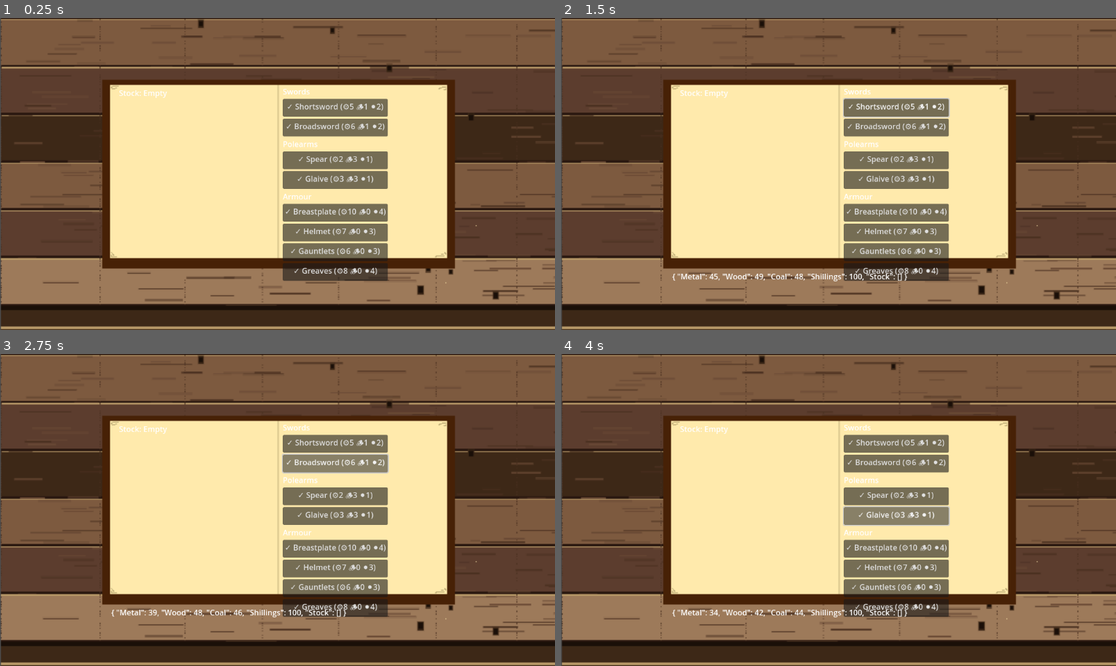
Above: before the commit, frames 1-4 (two rows, left to right).
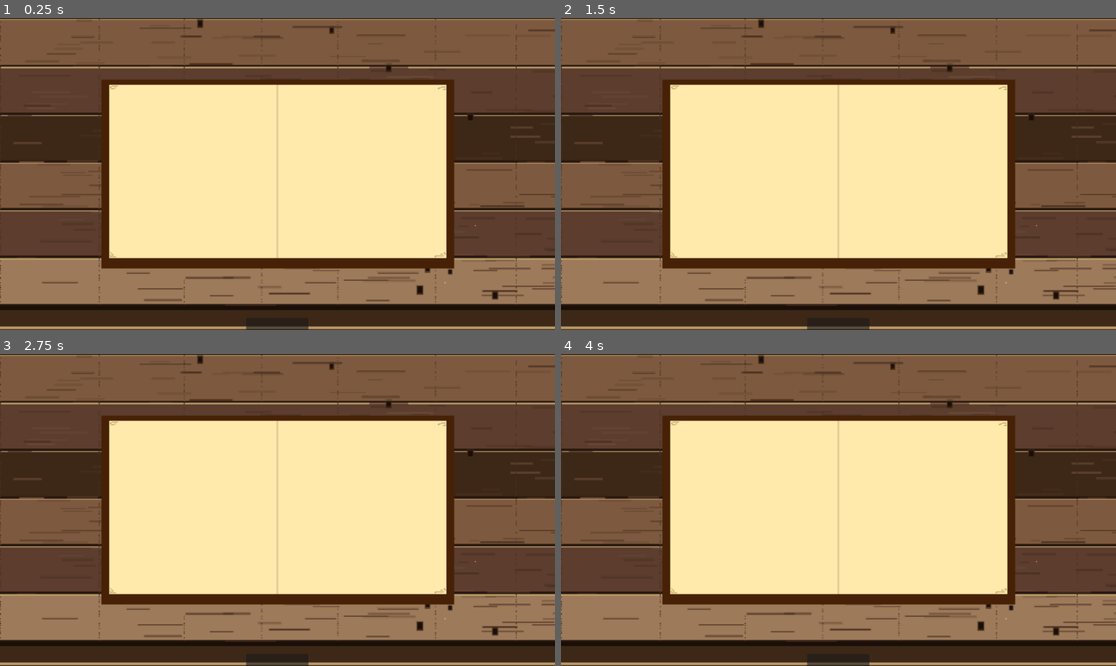
Above: after the commit, the same moments.

Repository: DapperPixelguy/smith
Game: Godot game, scene res://Main.tscn
Two runs of this game, one before a commit and one after it. Both use one fixed random seed, a clock stepped at 60 frames per second and the inputs below. Before the commit the project starts from res://example.tscn.
Inputs (mouse positions are in pixels of both pictures, inside the frame that each line leads up to):
- Up to frame 1 (0.25 s): no input
- Up to frame 2 (1.5 s): click (894, 108) at 0.5 s, where only the run before the commit has a clickable "✓ Shortsword (⚙️5 🪵1 ⚫2)"; click (838, 329) at 1.27 s
- Up to frame 3 (2.75 s): click (333, 463) at 2 s, where only the run before the commit has a clickable "✓ Broadsword (⚙️6 🪵1 ⚫2)"
- Up to frame 4 (4 s): click (894, 497) at 2.75 s, where only the run before the commit has a clickable "✓ Spear (⚙️2 🪵3 ⚫1)"; click (894, 516) at 3.5 s, where only the run before the commit has a clickable "✓ Glaive (⚙️3 🪵3 ⚫1)"

The runs differ from the first frame. In frame 1, 9.9% of the frame differs, in the area x 0-98%, y 0-100%; in frame 2, 10%; in frame 3, 10%; in frame 4, 10%.

Commit message:
Added Forge Screen

Diff:
--- /dev/null
+++ b/smith/Forge.tscn
@@ -0,0 +1,75 @@
+[gd_scene load_steps=5 format=3 uid="uid://bvormhc0jb8tv"]
+
+[ext_resource type="Script" uid="uid://x8330f0tehaj" path="res://forge.gd" id="1_q4uuw"]
+
+[sub_resource type="Animation" id="Animation_q4uuw"]
+resource_name = "slide_in"
+tracks/0/type = "bezier"
+tracks/0/imported = false
+tracks/0/enabled = true
+tracks/0/path = NodePath(".:position:x")
+tracks/0/interp = 1
+tracks/0/loop_wrap = true
+tracks/0/keys = {
+"handle_modes": PackedInt32Array(2),
+"points": PackedFloat32Array(0, -0.25, 0, 0.25, 0),
+"times": PackedFloat32Array(0)
+}
+tracks/1/type = "bezier"
+tracks/1/imported = false
+tracks/1/enabled = true
+tracks/1/path = NodePath(".:position:y")
+tracks/1/interp = 1
+tracks/1/loop_wrap = true
+tracks/1/keys = {
+"handle_modes": PackedInt32Array(2),
+"points": PackedFloat32Array(0, -0.25, 0, 0.24999999, 0),
+"times": PackedFloat32Array(0)
+}
+
+[sub_resource type="Animation" id="Animation_psx6r"]
+length = 0.001
+tracks/0/type = "bezier"
+tracks/0/imported = false
+tracks/0/enabled = true
+tracks/0/path = NodePath(".:position:x")
+tracks/0/interp = 1
+tracks/0/loop_wrap = true
+tracks/0/keys = {
+"handle_modes": PackedInt32Array(0),
+"points": PackedFloat32Array(0, -0.25, 0, 0.25, 0),
+"times": PackedFloat32Array(0)
+}
+tracks/1/type = "bezier"
+tracks/1/imported = false
+tracks/1/enabled = true
+tracks/1/path = NodePath(".:position:y")
+tracks/1/interp = 1
+tracks/1/loop_wrap = true
+tracks/1/keys = {
+"handle_modes": PackedInt32Array(0),
+"points": PackedFloat32Array(0, -0.25, 0, 0.25, 0),
+"times": PackedFloat32Array(0)
+}
+
+[sub_resource type="AnimationLibrary" id="AnimationLibrary_psx6r"]
+_data = {
+&"RESET": SubResource("Animation_psx6r"),
+&"slide_in": SubResource("Animation_q4uuw")
+}
+
+[node name="Forge" type="Node2D"]
+script = ExtResource("1_q4uuw")
+
+[node name="Label" type="Label" parent="."]
+offset_right = 40.0
+offset_bottom = 23.0
+
+[node name="VBoxContainer" type="VBoxContainer" parent="."]
+offset_right = 40.0
+offset_bottom = 40.0
+
+[node name="AnimationPlayer" type="AnimationPlayer" parent="."]
+libraries = {
+&"": SubResource("AnimationLibrary_psx6r")
+}
--- a/smith/ForgeBackend.gd
+++ b/smith/ForgeBackend.gd
@@ -65,3 +65,12 @@
 	# Mark as inactive (will trigger next item on next tick)
 	ForgeInactive = true
 	ActiveItem = null
+
+func _purchase_res(price):
+	if PlayerStats.PlyrInv["Shillings"] > price:
+		PlayerStats.PlyrInv["Metal"] += 100
+		PlayerStats.PlyrInv["Wood"] += 100
+		PlayerStats.PlyrInv["Coal"] += 100
+		return "Successfully Purchased"
+	else:
+		return "Not enough Money"
--- /dev/null
+++ b/smith/Main.tscn
@@ -0,0 +1,34 @@
+[gd_scene load_steps=4 format=3 uid="uid://bexuvvfk3kpky"]
+
+[ext_resource type="Script" uid="uid://bfquq7xwa4j1t" path="res://UI-Interact.gd" id="1_r0du0"]
+[ext_resource type="Texture2D" uid="uid://dc32hi0ig7uc6" path="res://MainBack-1.png" id="2_cm0pq"]
+[ext_resource type="PackedScene" uid="uid://bvormhc0jb8tv" path="res://Forge.tscn" id="3_fos0i"]
+
+[node name="Node2D" type="Node2D"]
+script = ExtResource("1_r0du0")
+
+[node name="MainBack1" type="Sprite2D" parent="."]
+show_behind_parent = true
+position = Vector2(575.77783, 324.12497)
+scale = Vector2(1.7993054, 1.7993056)
+texture = ExtResource("2_cm0pq")
+
+[node name="CanvasLayer" type="CanvasLayer" parent="."]
+layer = 0
+offset = Vector2(0, 648)
+transform = Transform2D(1, 0, 0, 1, 0, 648)
+
+[node name="Button" type="Button" parent="CanvasLayer"]
+anchors_preset = 7
+anchor_left = 0.5
+anchor_top = 1.0
+anchor_right = 0.5
+anchor_bottom = 1.0
+offset_left = -65.0
+offset_top = -673.0
+offset_right = 64.0
+offset_bottom = -624.0
+grow_horizontal = 2
+grow_vertical = 0
+
+[node name="Forge" parent="CanvasLayer" instance=ExtResource("3_fos0i")]
--- a/smith/UI-Interact.gd
+++ b/smith/UI-Interact.gd
@@ -1,105 +1,26 @@
 extends Node
-@onready var ButtonContainer = $VBoxContainer  # Change to your container name
-@onready var StockContainer = $StockVboxContainer
+var ForgeOpen = false
 
 func _ready():
-	TimeManager.tick_updated.connect(TickUpdated)
-	_create_weapon_buttons()
-	TickUpdated()
+	TimeManager.day_ended.connect(TickUpdated)
+	$CanvasLayer/Button.pressed.connect(TweenForge)
 
 func TickUpdated():
-	# Clear existing stock display
-	for child in StockContainer.get_children():
-		child.queue_free()
+	return 0
 
-	if PlayerStats.PlyrInv["Stock"].size() == 0:
-		var empty_label = Label.new()
-		empty_label.text = "Stock: Empty"
-		StockContainer.add_child(empty_label)
+func TweenForge():
+	print("TweenForge called!")
+	print("ForgeOpen is: ", ForgeOpen)
+	print("Current offset: ", $CanvasLayer.offset)
+
+	var tween = create_tween()
+	if ForgeOpen:
+		print("Closing - tweening to: ", get_viewport().get_visible_rect().size.y)
+		tween.tween_property($CanvasLayer, "offset:y", get_viewport().get_visible_rect().size.y, 0.5)
+		ForgeOpen = false
 	else:
-		for i in range(PlayerStats.PlyrInv["Stock"].size()):
-			var item = PlayerStats.PlyrInv["Stock"][i]
+		print("Opening - tweening to: 0")
+		tween.tween_property($CanvasLayer, "offset:y", 0, 0.5)
+		ForgeOpen = true
 
-			# Create an HBoxContainer for each item (name + sell button)
-			var item_row = HBoxContainer.new()
-
-			# Item name and value
-			var item_label = Label.new()
-			item_label.text = item["Name"] + " - " + str(item["BaseVal"]) + " shillings"
-			item_row.add_child(item_label)
-
-			# Sell button
-			var sell_button = Button.new()
-			sell_button.text = "Sell"
-			sell_button.pressed.connect(_on_sell_button_pressed.bind(i))
-			item_row.add_child(sell_button)
-
-			StockContainer.add_child(item_row)
-
-	_update_button_states()
-
-func _on_sell_button_pressed(stock_index):
-	# Safety check: make sure the index is still valid
-	if stock_index >= PlayerStats.PlyrInv["Stock"].size():
-		print("Invalid stock index - item already sold")
-		return
-
-	var item = PlayerStats.PlyrInv["Stock"][stock_index]
-	var sell_price = item["BaseVal"]
-
-	# Add money
-	PlayerStats.PlyrInv["Shillings"] += sell_price
-
-	# Remove from stock
-	PlayerStats.PlyrInv["Stock"].remove_at(stock_index)
-
-	print("Sold ", item["Name"], " for ", sell_price, " shillings!")
-
-func _create_weapon_buttons():
-	for category in ForgeMould._Weapons.keys():
-		var category_label = Label.new()
-		category_label.text = category
-		ButtonContainer.add_child(category_label)
-
-		for weapon_name in ForgeMould._Weapons[category].keys():
-			var weapon = ForgeMould._Weapons[category][weapon_name]
-			var button = Button.new()
-			button.text = weapon["Name"] + " (⚙️" + str(weapon["Metal"]) + " 🪵" + str(weapon["Wood"]) + " ⚫" + str(weapon["Coal"]) + ")"
-
-			# Store weapon data in button metadata so we can check it later
-			button.set_meta("weapon", weapon)
-
-			button.pressed.connect(_on_weapon_button_pressed.bind(weapon))
-			ButtonContainer.add_child(button)
-
-	# Initial button state update
-	_update_button_states()
-
-func _update_button_states():
-	# Loop through all children in the container
-	for child in ButtonContainer.get_children():
-		if child is Button and child.has_meta("weapon"):
-			var weapon = child.get_meta("weapon")
-			var can_afford = _can_afford_weapon(weapon)
-
-			# Get the base button text (without the indicator)
-			var base_text = weapon["Name"] + " (⚙️" + str(weapon["Metal"]) + " 🪵" + str(weapon["Wood"]) + " ⚫" + str(weapon["Coal"]) + ")"
-
-			if can_afford:
-				child.text = "✓ " + base_text
-				child.disabled = false
-			else:
-				child.text = "✗ " + base_text
-				child.disabled = true
-
-func _can_afford_weapon(weapon) -> bool:
-	return (PlayerStats.PlyrInv["Metal"] >= weapon["Metal"] and
-			PlayerStats.PlyrInv["Wood"] >= weapon["Wood"] and
-			PlayerStats.PlyrInv["Coal"] >= weapon["Coal"])
-
-func _on_weapon_button_pressed(weapon):
-	if ForgeBackend.add_to_queue(weapon):
-		print("Successfully added ", weapon["Name"], " to forge queue")
-	else:
-		print("Failed to add ", weapon["Name"], " - not enough resources")
-	$Label.text = str(PlayerStats.PlyrInv)
+	print("New ForgeOpen state: ", ForgeOpen)
--- a/smith/example.tscn
+++ /dev/null
@@ -1,31 +0,0 @@
-[gd_scene load_steps=3 format=3 uid="uid://bexuvvfk3kpky"]
-
-[ext_resource type="Script" uid="uid://bfquq7xwa4j1t" path="res://UI-Interact.gd" id="1_2jas5"]
-[ext_resource type="Texture2D" uid="uid://dc32hi0ig7uc6" path="res://MainBack-1.png" id="2_n51mc"]
-
-[node name="Node2D" type="Node2D"]
-script = ExtResource("1_2jas5")
-
-[node name="VBoxContainer" type="VBoxContainer" parent="."]
-offset_left = 587.0
-offset_top = 141.0
-offset_right = 627.0
-offset_bottom = 181.0
-
-[node name="StockVboxContainer" type="VBoxContainer" parent="."]
-offset_left = 247.0
-offset_top = 144.0
-offset_right = 287.0
-offset_bottom = 184.0
-
-[node name="Label" type="Label" parent="."]
-offset_left = 231.0
-offset_top = 525.0
-offset_right = 271.0
-offset_bottom = 548.0
-
-[node name="MainBack1" type="Sprite2D" parent="."]
-show_behind_parent = true
-position = Vector2(577.3333, 324.25)
-scale = Vector2(1.7986112, 1.7986113)
-texture = ExtResource("2_n51mc")
--- /dev/null
+++ b/smith/forge.gd
@@ -0,0 +1,55 @@
+extends Node2D
+
+@onready var ButtonContainer = $VBoxContainer
+
+func _ready():
+	_create_weapon_buttons()
+
+func _create_weapon_buttons():
+	for category in ForgeMould._Weapons.keys():
+		var category_label = Label.new()
+		category_label.text = category
+		ButtonContainer.add_child(category_label)
+
+		for weapon_name in ForgeMould._Weapons[category].keys():
+			var weapon = ForgeMould._Weapons[category][weapon_name]
+			var button = Button.new()
+			button.text = weapon["Name"] + " (⚙️" + str(weapon["Metal"]) + " 🪵" + str(weapon["Wood"]) + " ⚫" + str(weapon["Coal"]) + ")"
+
+			# Store weapon data in button metadata so we can check it later
+			button.set_meta("weapon", weapon)
+
+			button.pressed.connect(_on_weapon_button_pressed.bind(weapon))
+			ButtonContainer.add_child(button)
+
+	# Initial button state update
+	_update_button_states()
+
+func _update_button_states():
+	# Loop through all children in the container
+	for child in ButtonContainer.get_children():
+		if child is Button and child.has_meta("weapon"):
+			var weapon = child.get_meta("weapon")
+			var can_afford = _can_afford_weapon(weapon)
+
+			# Get the base button text (without the indicator)
+			var base_text = weapon["Name"] + " (⚙️" + str(weapon["Metal"]) + " 🪵" + str(weapon["Wood"]) + " ⚫" + str(weapon["Coal"]) + ")"
+
+			if can_afford:
+				child.text = "✓ " + base_text
+				child.disabled = false
+			else:
+				child.text = "✗ " + base_text
+				child.disabled = true
+
+func _can_afford_weapon(weapon) -> bool:
+	return (PlayerStats.PlyrInv["Metal"] >= weapon["Metal"] and
+			PlayerStats.PlyrInv["Wood"] >= weapon["Wood"] and
+			PlayerStats.PlyrInv["Coal"] >= weapon["Coal"])
+
+func _on_weapon_button_pressed(weapon):
+	if ForgeBackend.add_to_queue(weapon):
+		print("Successfully added ", weapon["Name"], " to forge queue")
+	else:
+		print("Failed to add ", weapon["Name"], " - not enough resources")
+	$Label.text = str(PlayerStats.PlyrInv)
Not shown, added: smith/forge.gd.uid
